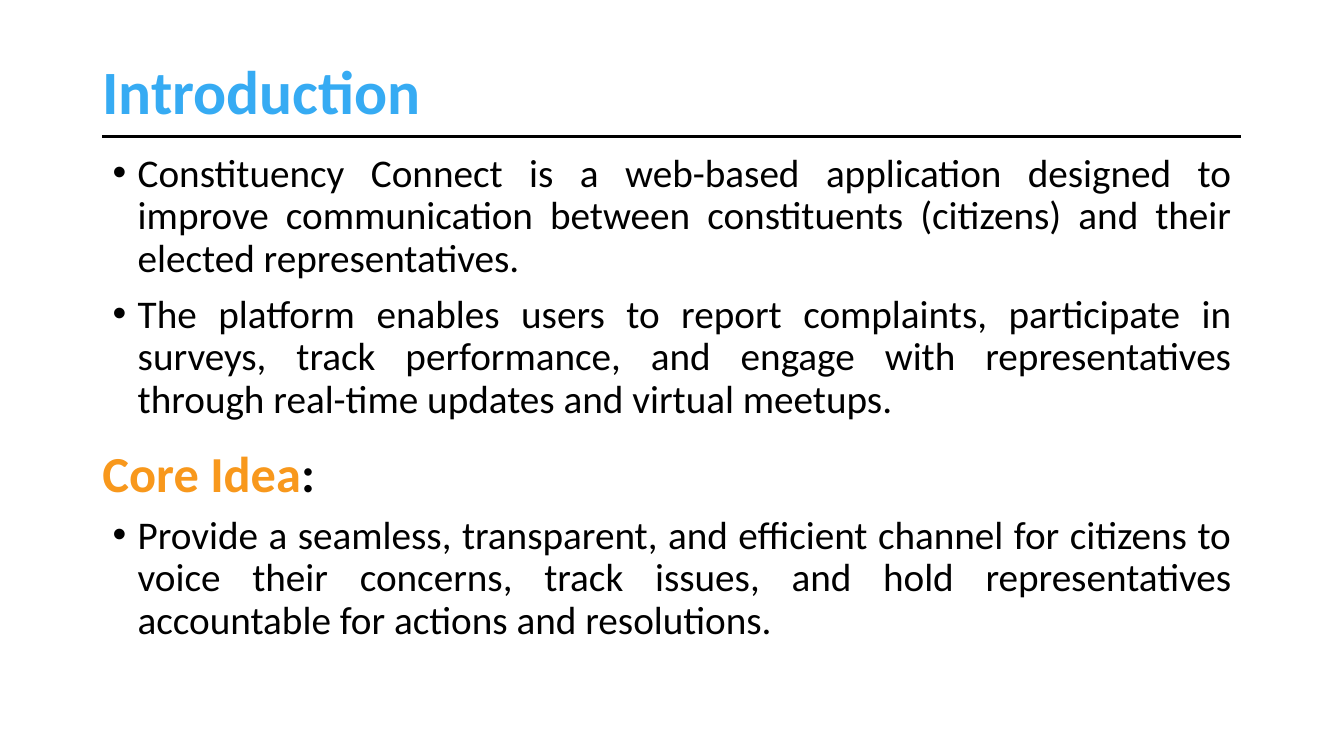
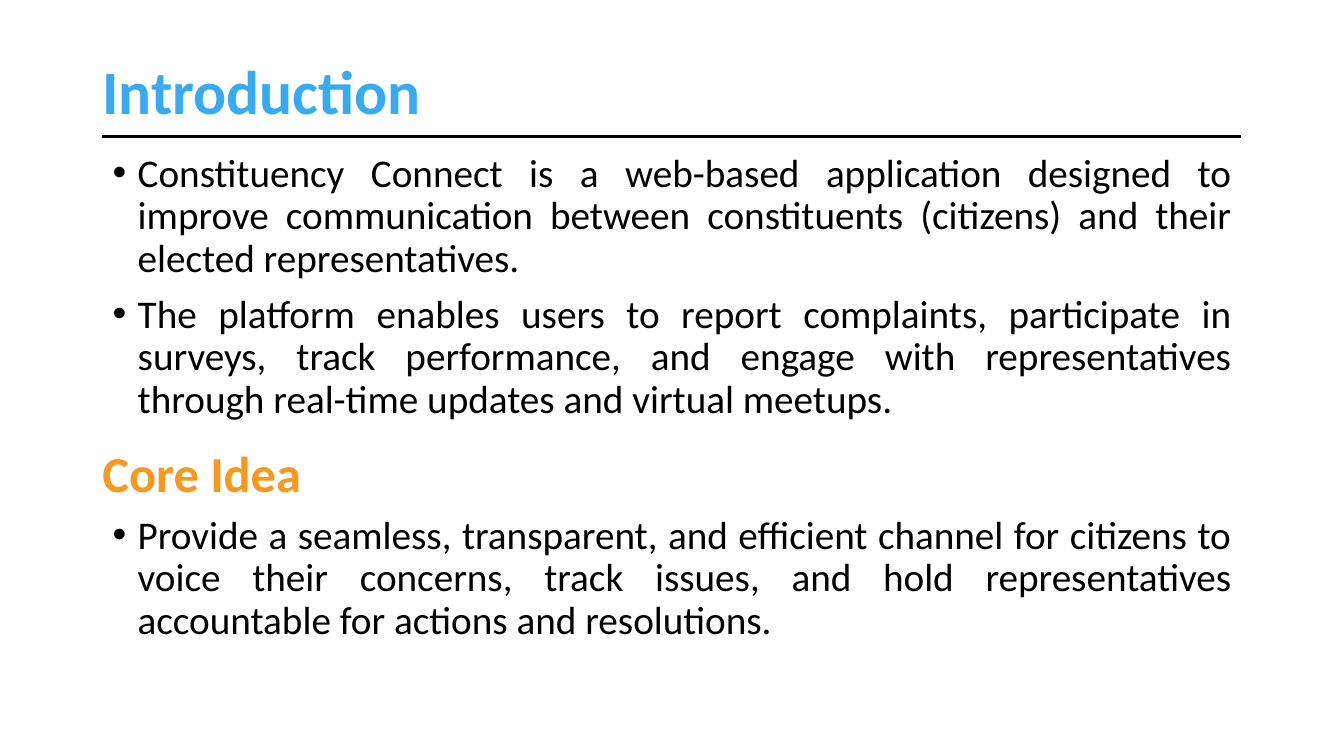
Before and after one commit to muhammadahsanmirza/fyp-constituency-connect, a slide deck: slide 4 of 4- Idea Evaluation/Idea Evaluation Slides - Working Draft.pptx. Drawn at 1344x756 pixels with LibreOffice and Linux fonts; fonts in the diff are those of the drawing. Boxes give left, top, right and bottom in pixels: in the first picture for what was removed or moved away, otherwise in the second. Text is boxed around its words. In the diff, an @@ line names an element or a change of style, - is before the commit and + after.

Commit message:
Add Scope and Final Outcome of the idea

```diff
--- a/4- Idea Evaluation/Idea Evaluation Slides - Working Draft.pptx
+++ b/4- Idea Evaluation/Idea Evaluation Slides - Working Draft.pptx
@@ text at bbox=[102, 456, 301, 493]: text changed @@
-Core Idea:
+Core Idea
```
Also in this commit, not shown: 1 other slide changed, 2 slides added.
